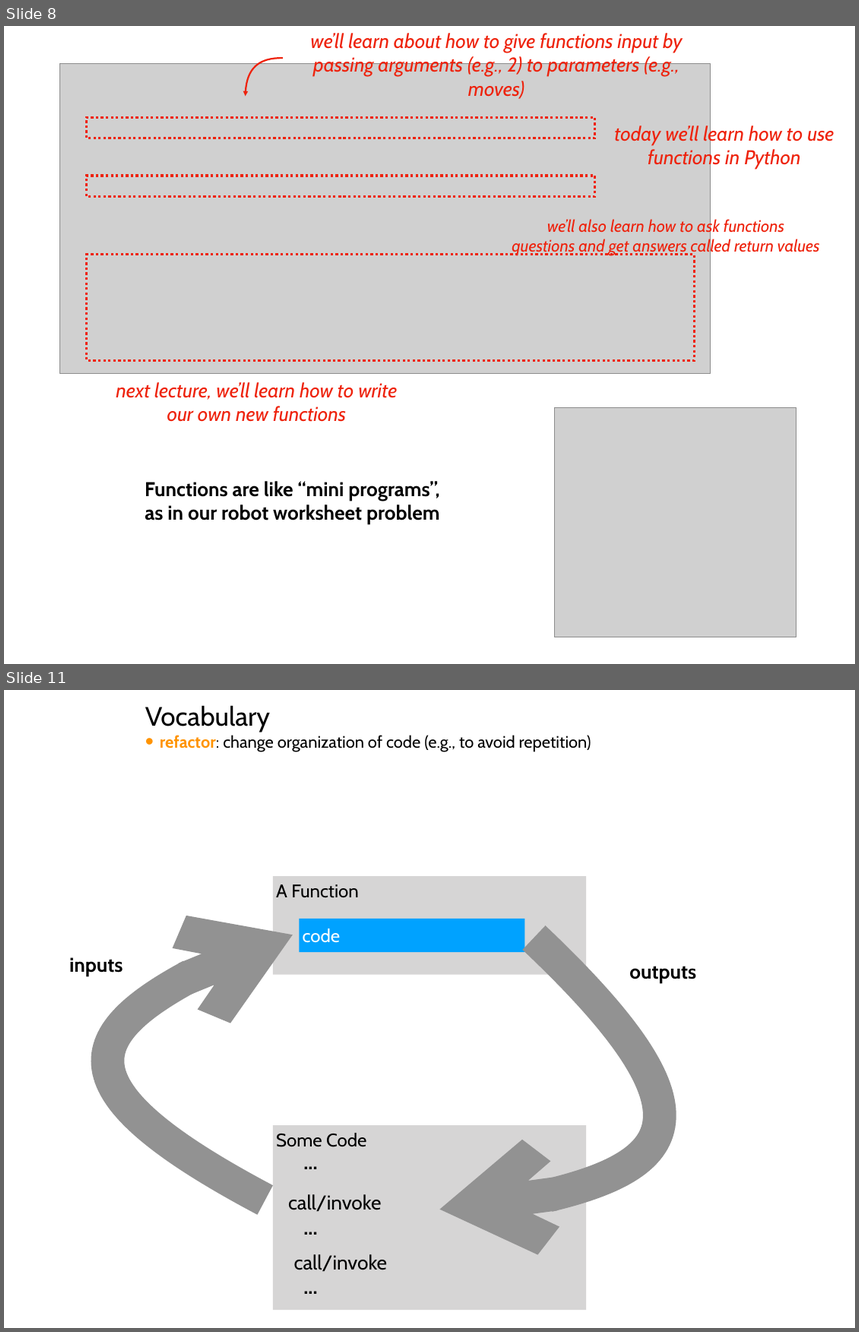
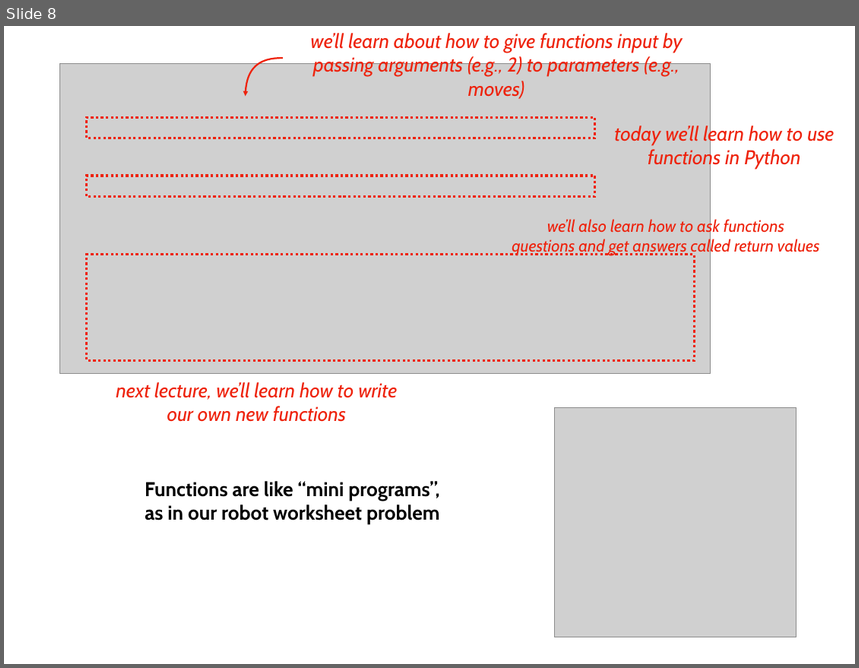
Before and after one commit to tylerharter/caraza-harter-com, a slide deck: tyler/meena/cs220/s22/materials/lecture_ppts/lec_05_S22.ppt. Shown one above the other, each under a label of ours: slides 8 and 11 before the commit, slide 8 after it; the slides between them are not shown. The pictures are 859x1332 and 859x668 pixels, drawn with LibreOffice and Linux fonts; fonts in the diff are those of the drawing; grey boxes stand for pictures. Boxes give left, top, right and bottom in pixels: in the first picture for what was removed or moved away, otherwise in the second. Text is boxed around its words. In the diff, an @@ line names an element or a change of style, - is before the commit and + after.

```diff
--- a/tyler/meena/cs220/s22/materials/lecture_ppts/lec_05_S22.ppt
+++ b/tyler/meena/cs220/s22/materials/lecture_ppts/lec_05_S22.ppt
@@ slide 11 removed at box(4, 690, 855, 1328), background #FFFFFF @@
@@ text removed at box(145, 705, 591, 752) @@
-Vocabulary
-• refactor: change organization of code (e.g., to avoid repetition)
@@ rectangle removed at box(273, 876, 586, 975) @@
-A Function
@@ freeform shape removed at box(120, 935, 293, 1200) @@
@@ rectangle removed at box(299, 919, 525, 952) @@
-code
@@ freeform shape removed at box(439, 938, 648, 1210) @@
@@ text removed at box(69, 958, 123, 977) @@
-inputs
@@ text removed at box(629, 966, 696, 983) @@
-outputs
@@ rectangle removed at box(273, 1125, 586, 1310) @@
-Some Code
@@ text removed at box(299, 1147, 323, 1177) @@
-...
@@ text removed at box(288, 1195, 382, 1212) @@
-call/invoke
@@ text removed at box(299, 1211, 323, 1242) @@
-...
@@ text removed at box(294, 1255, 388, 1272) @@
-call/invoke
@@ text removed at box(299, 1271, 323, 1302) @@
-...
```
Also in this commit, not shown: 8 slides changed, 2 slides added, 10 other slides removed, 1 other file.
